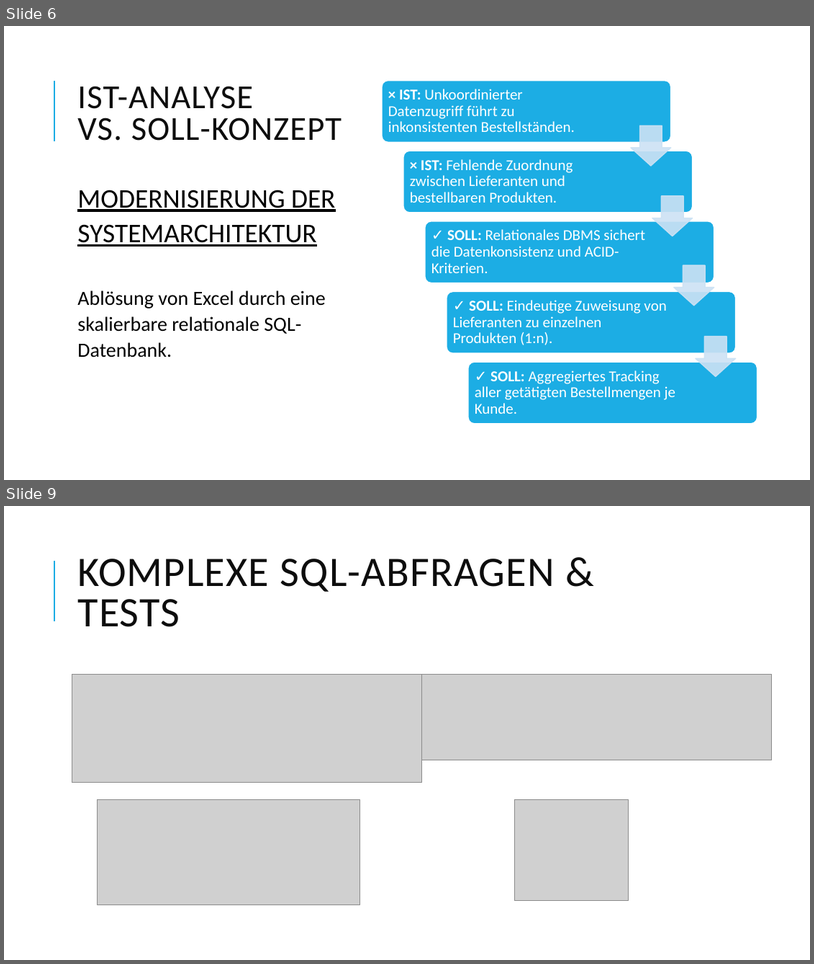
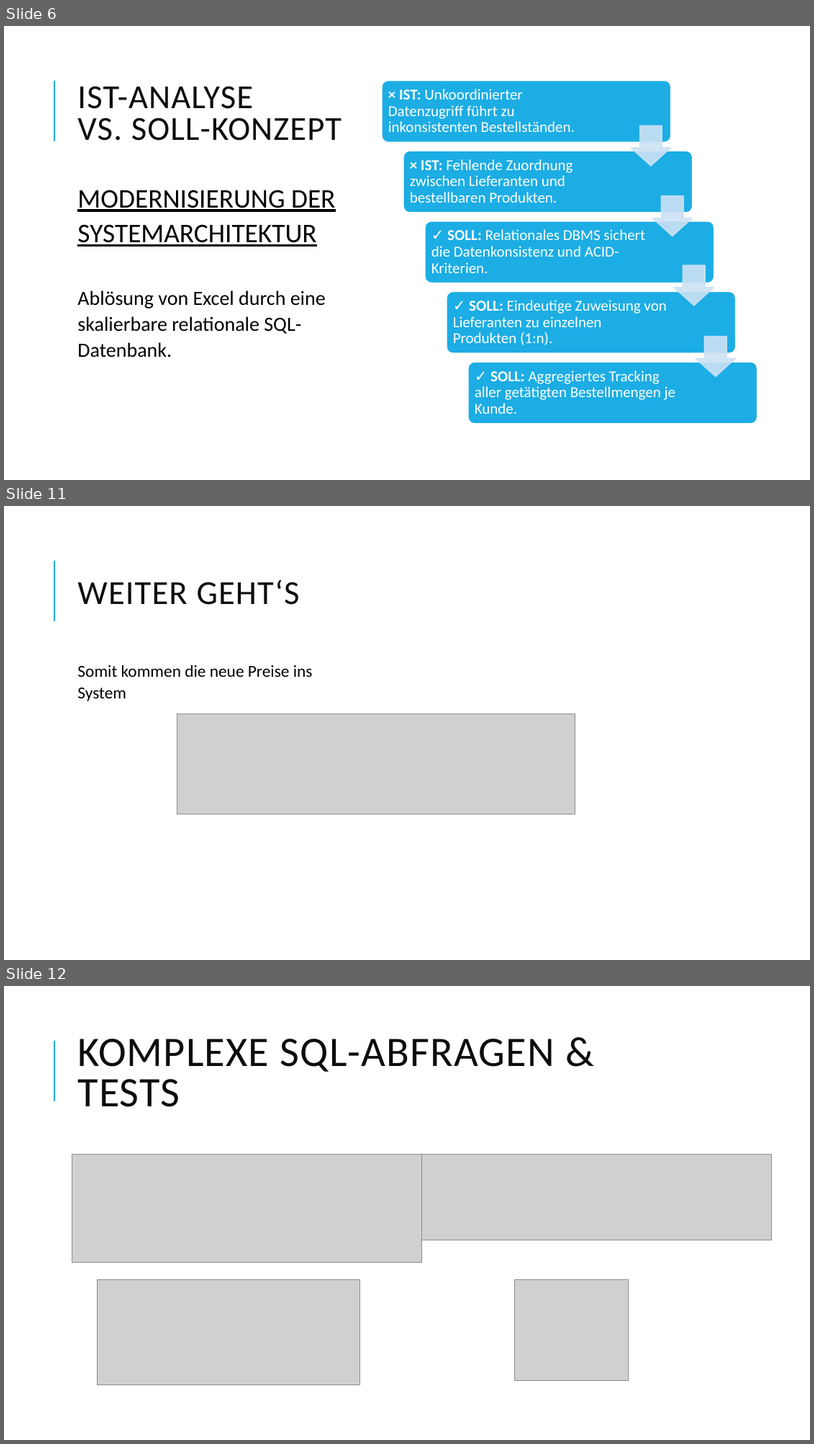
Before and after one commit to anassyno/teamprojekt, a slide deck: Präsentation Projekt DB.pptx. Shown one above the other, each under a label of ours: slides 6 and 9 before the commit, slides 6, 11 and 12 after it; the slides between them are not shown. The pictures are 814x964 and 814x1444 pixels, drawn with LibreOffice and Linux fonts; fonts in the diff are those of the drawing; grey boxes stand for pictures. Boxes give left, top, right and bottom in pixels: in the first picture for what was removed or moved away, otherwise in the second. Text is boxed around its words. In the diff, an @@ line names an element or a change of style, - is before the commit and + after.

```diff
--- a/Präsentation Projekt DB.pptx
+++ b/Präsentation Projekt DB.pptx
@@ slide 11 added at (4, 506, 810, 960), background #FFFFFF; not listed: 1 template element that a slide beside it also shows @@
@@ title added at (77, 579, 300, 605), 40 pt, text #0D0D0D @@
+WEITER GEHT‘S
@@ text added at (77, 664, 313, 701), 20 pt, text #000000 @@
+Somit kommen die neue Preise ins System
@@ picture added at (178, 714, 576, 814) @@
@@ what was slide 9 is now slide 12 @@
```
Also in this commit, not shown: 4 other slides added, 2 slides removed, 1 other file.
